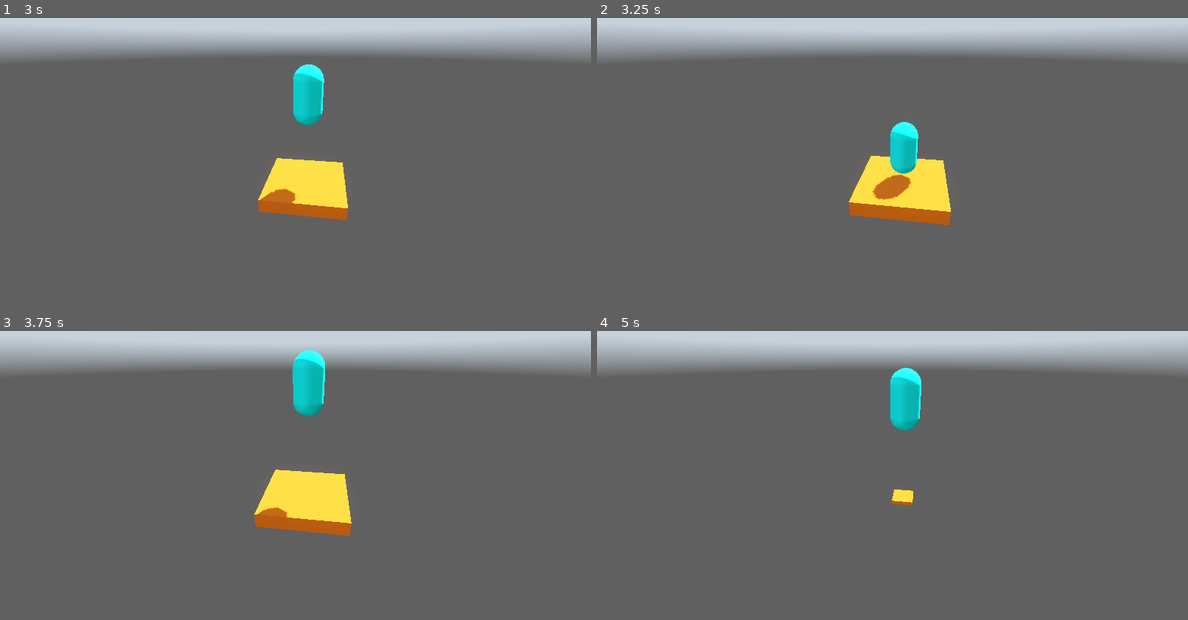
Above: before the commit, frames 1-4 (two rows, left to right).
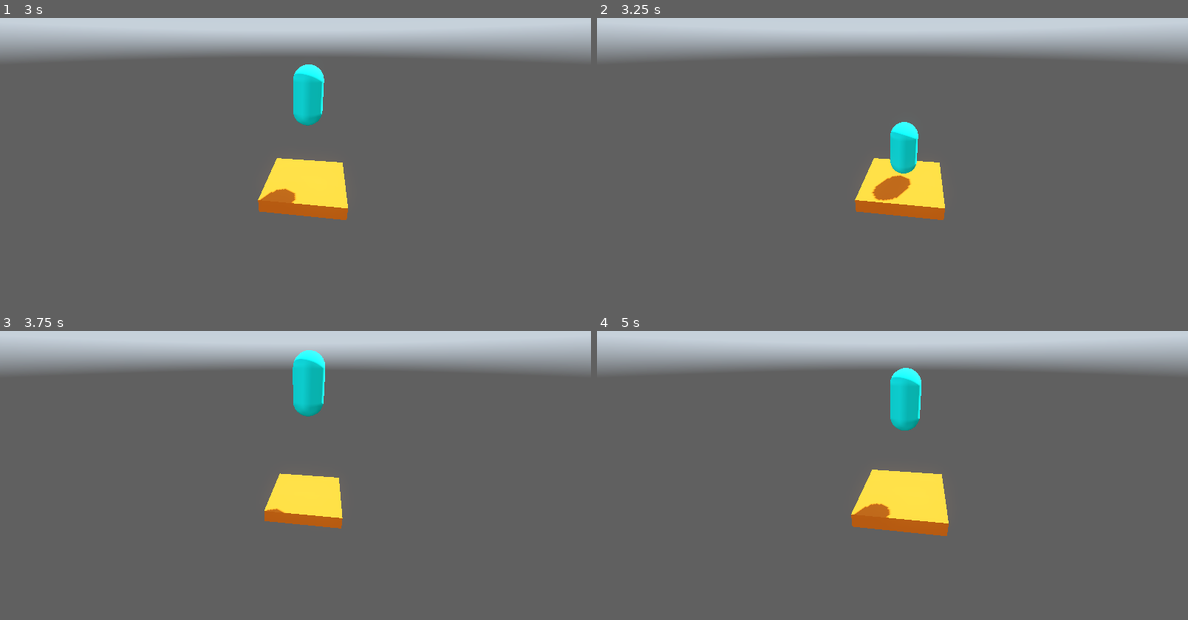
Above: after the commit, the same moments.

Repository: Yadovitiy/SkyPogo
Game: Godot game, scene res://Scenes/Game/game.tscn
The game is run twice, just before and just after one commit, with the same random seed, the same clock (stepped at 60 frames per second) and the same inputs. A sky picture missing from this copy of the repository is replaced by a grey-blue gradient.
Inputs:
- Up to frame 1 (3 s): no input
- Up to frame 2 (3.25 s): no input
- Up to frame 3 (3.75 s): no input
- Up to frame 4 (5 s): no input

Frame 1 is identical in both runs. In frame 2, 0.9% of the frame differs, in the area x 42-60%, y 47-72%; in frame 3, 1.1%; in frame 4, 2.9%, in the area x 43-60%, y 47-71%.

Commit message:
Добавил реaкцию платформы на игрока

Diff:
--- a/Scenes/Platform/platform.gd
+++ b/Scenes/Platform/platform.gd
@@ -1,6 +1,12 @@
 extends Node3D
 
 @onready var anim_player: AnimationPlayer = $AnimationPlayer
+@onready var timer: Timer = $Timer
+@onready var player_detector: Area3D = $PlayerDetector
+
+
+
+
 
 
 # Called when the node enters the scene tree for the first time.
@@ -21,3 +27,12 @@
 
 func _on_animation_finished(anim_name: StringName) -> void:
 	queue_free()
+
+
+
+
+func _on_player_detector_body_entered(body: Node3D) -> void:
+	if body is Player:
+		player_detector.body_entered.disconnect(_on_player_detector_body_entered)
+		print("Timer start")
+		timer.start()
--- a/Scenes/Platform/platform.tscn
+++ b/Scenes/Platform/platform.tscn
@@ -48,6 +48,10 @@
 &"vanish": SubResource("Animation_1bib6")
 }
 
+[sub_resource type="CylinderShape3D" id="CylinderShape3D_1bib6"]
+height = 0.031764984
+radius = 1.1918945
+
 [node name="Platform" type="Node3D" unique_id=851856312]
 script = ExtResource("1_1bib6")
 
@@ -62,10 +66,16 @@
 [node name="Timer" type="Timer" parent="." unique_id=460889881]
 wait_time = 3.0
 one_shot = true
-autostart = true
 
 [node name="AnimationPlayer" type="AnimationPlayer" parent="." unique_id=1462448597]
 libraries/ = SubResource("AnimationLibrary_her8q")
 
+[node name="PlayerDetector" type="Area3D" parent="." unique_id=975563709]
+
+[node name="CollisionShape3D" type="CollisionShape3D" parent="PlayerDetector" unique_id=640855122]
+transform = Transform3D(1, 0, 0, 0, 1, 0, 0, 0, 1, 0, 0.258646, 0)
+shape = SubResource("CylinderShape3D_1bib6")
+
 [connection signal="timeout" from="Timer" to="." method="_on_timer_timeout"]
 [connection signal="animation_finished" from="AnimationPlayer" to="." method="_on_animation_finished"]
+[connection signal="body_entered" from="PlayerDetector" to="." method="_on_player_detector_body_entered"]
